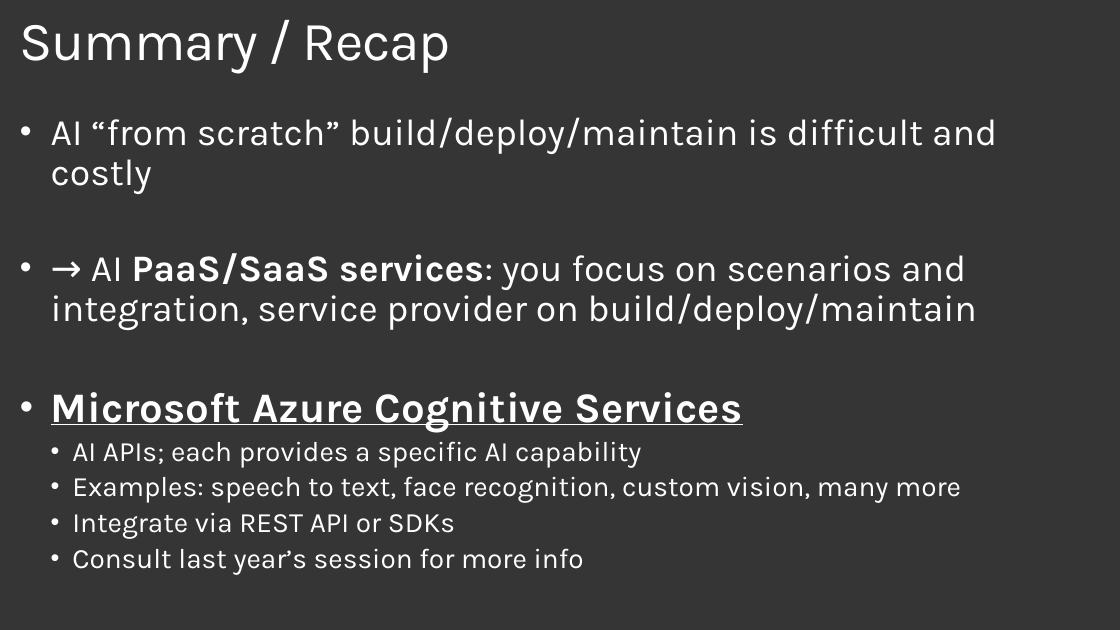
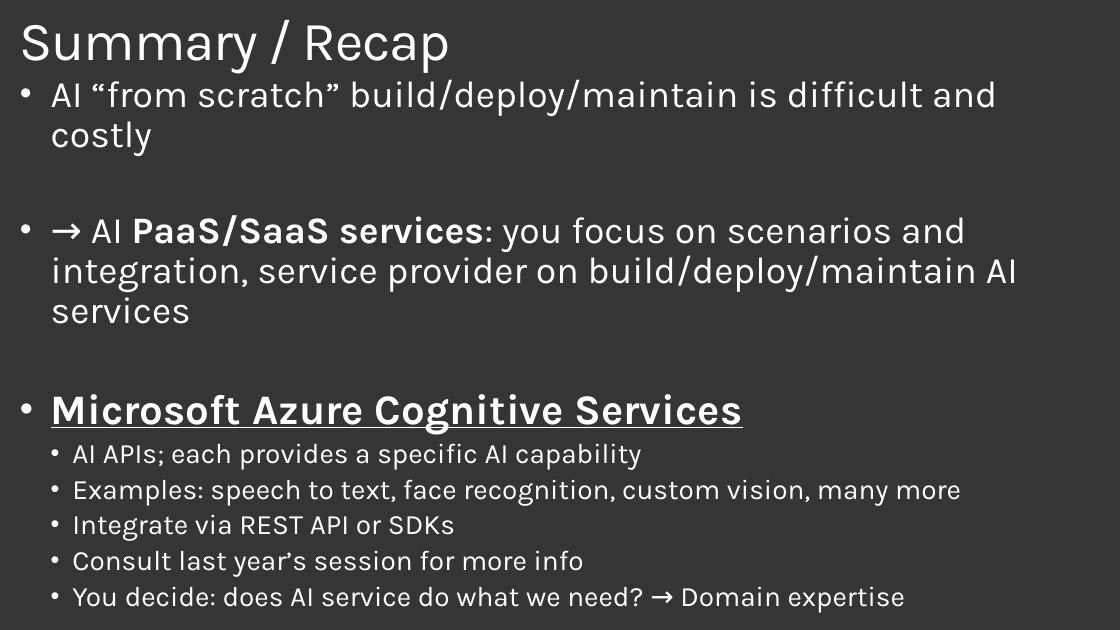
Before and after one commit to plzm/events, a slide deck: slide 4 of GraniteStateCodeCamp2019/gscc19-pelazem.pptx. Drawn at 1120x630 pixels with LibreOffice and Linux fonts; fonts in the diff are those of the drawing; background and template pictures are left out. Boxes give left, top, right and bottom in pixels: in the first picture for what was removed or moved away, otherwise in the second. Text is boxed around its words. In the diff, an @@ line names an element or a change of style, - is before the commit and + after.

```diff
--- a/GraniteStateCodeCamp2019/gscc19-pelazem.pptx
+++ b/GraniteStateCodeCamp2019/gscc19-pelazem.pptx
@@ text at (51,215,1018,324): text changed @@
-• → AI PaaS/SaaS services: you focus on scenarios and integration, service provider on build/deploy/maintain
+• → AI PaaS/SaaS services: you focus on scenarios and integration, service provider on build/deploy/maintain AI services
@@ text at (125,586,781,607): paragraph added @@
+  • You decide: does AI service do what we need? → Domain expertise
```
Also in this commit, not shown: 4 other slides changed, 4 slides added, 1 slide removed.
